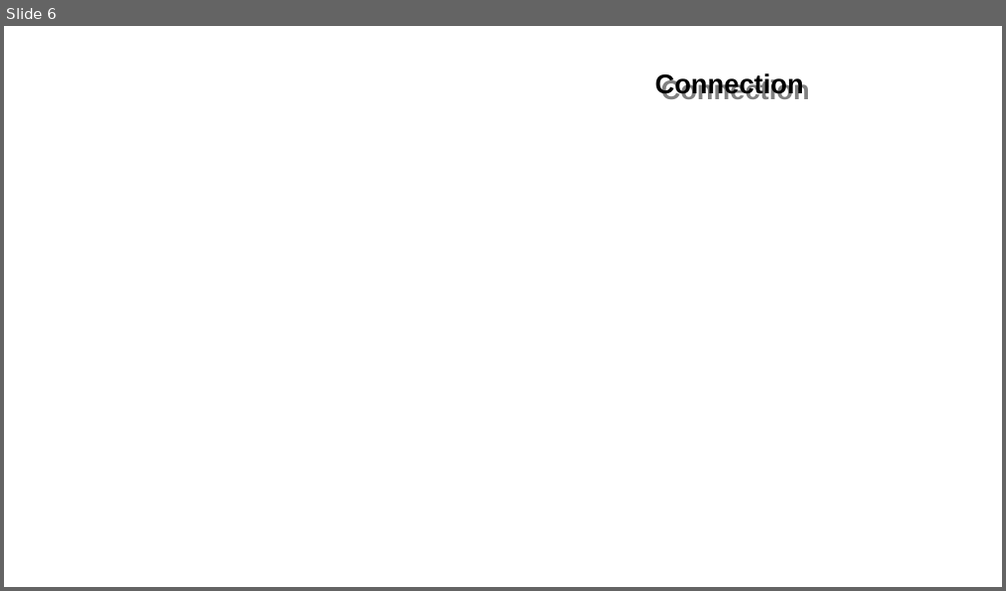
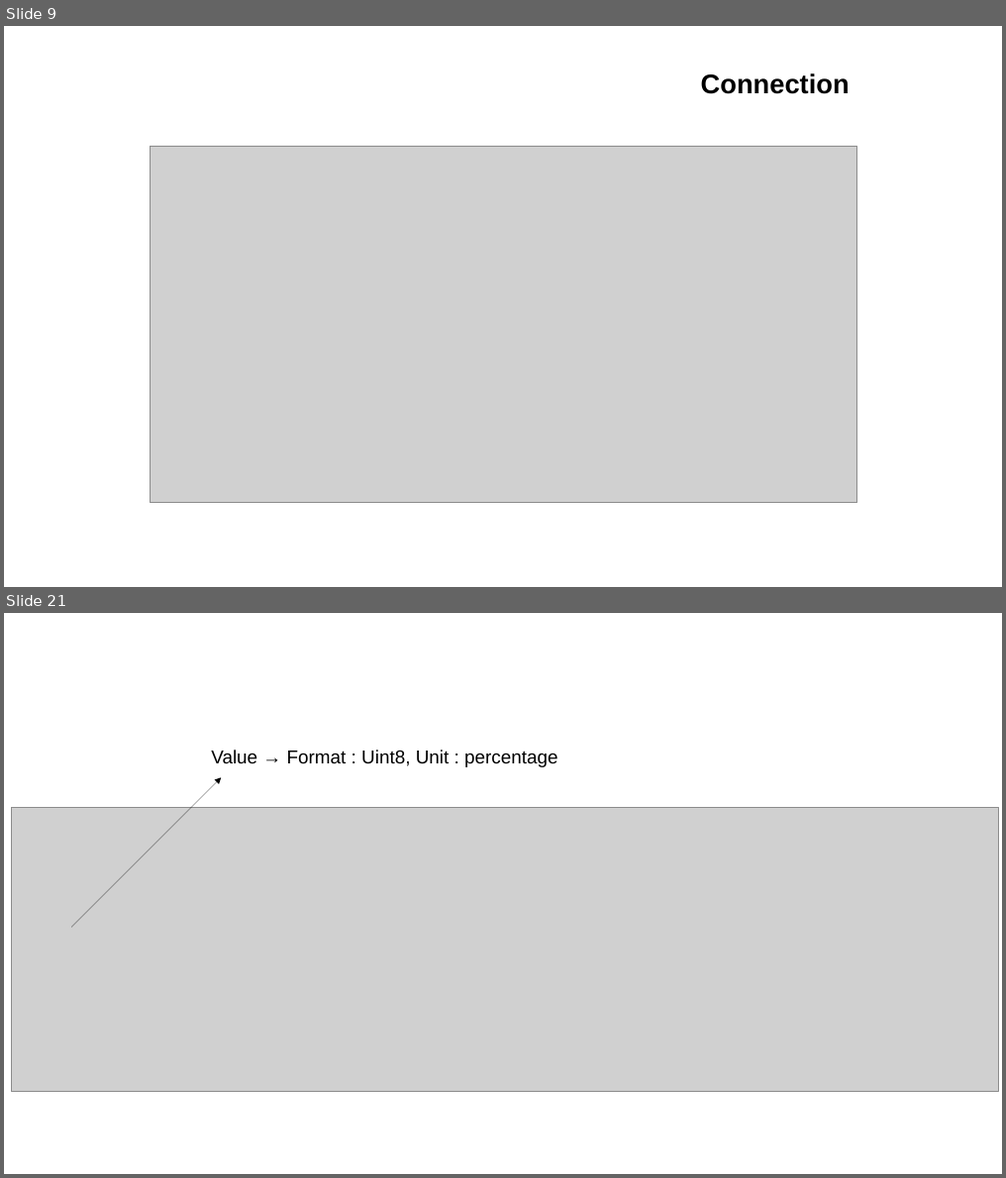
Before and after one commit to tuttyfrutyee/2019_staj, a slide deck: finalSunum/finalSunumKuartis.odp. Shown one above the other, each under a label of ours: slide 6 before the commit, slides 9 and 21 after it; the slides between them are not shown. The pictures are 1006x591 and 1006x1178 pixels, drawn with LibreOffice and Linux fonts; fonts in the diff are those of the drawing; grey boxes stand for pictures; background and template pictures are left out. Boxes give left, top, right and bottom in pixels: in the first picture for what was removed or moved away, otherwise in the second. Text is boxed around its words. In the diff, an @@ line names an element or a change of style, - is before the commit and + after.

```diff
--- a/finalSunum/finalSunumKuartis.odp
+++ b/finalSunum/finalSunumKuartis.odp
@@ slide 21 added at [4, 613, 1002, 1174], background #FFFFFF @@
@@ text added at [211, 750, 558, 767], 18 pt, text #000000 @@
+Value → Format : Uint8, Unit : percentage
@@ arrow added from (71, 928) to (221, 777), #000000 0 pt @@
@@ picture added at [12, 808, 998, 1092] @@
@@ what was slide 6 is now slide 9 @@
@@ slide 9 changed as well @@
@@ text "Connection" rewrapped from [655, 73, 804, 98] to [701, 74, 849, 94] @@
@@ picture added at [150, 146, 857, 503] @@
```
Also in this commit, not shown: 20 other slides added.
